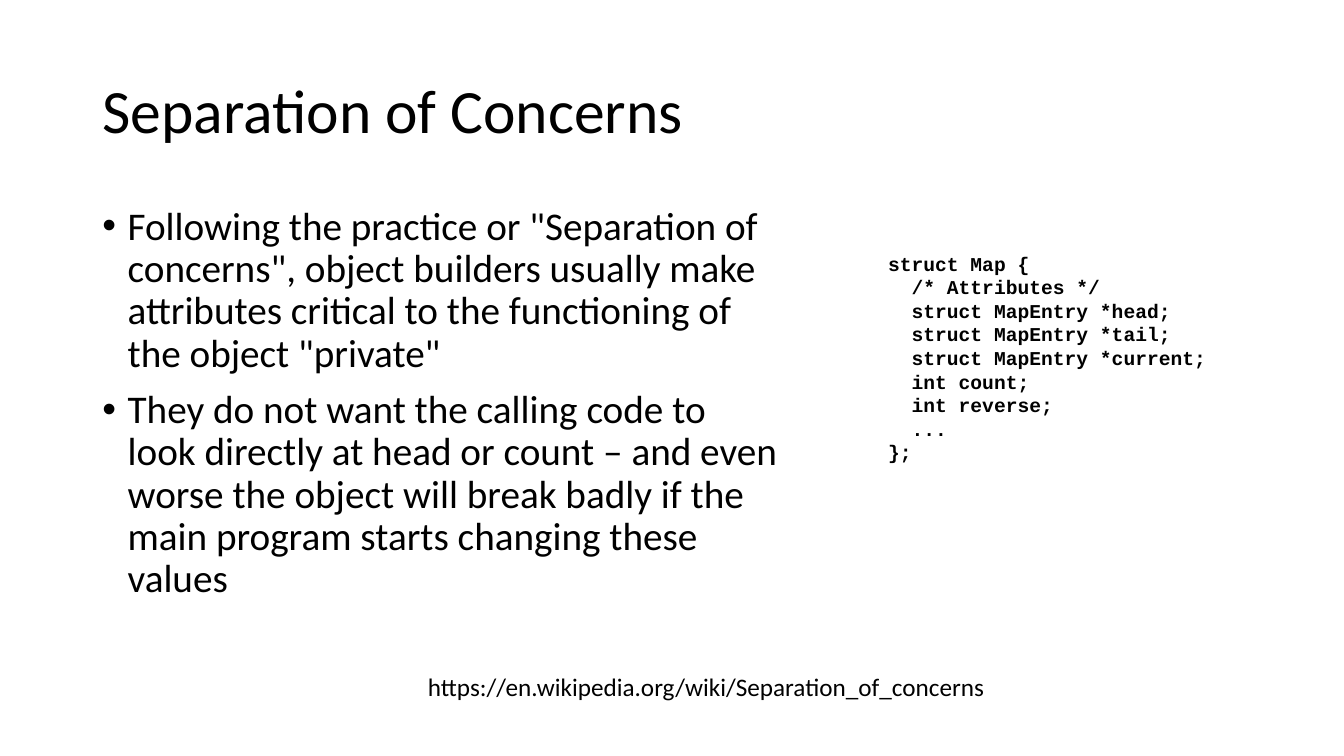
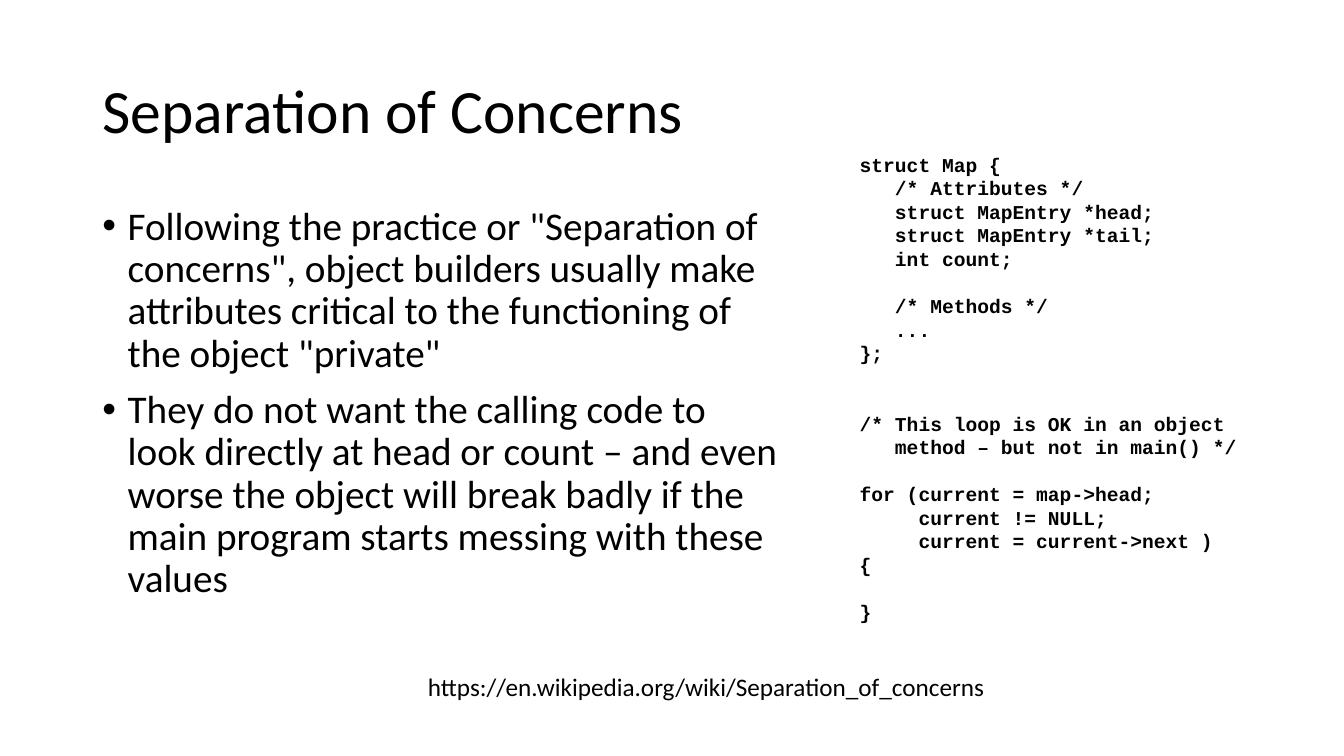
Before and after one commit to csev/cc4e, a slide deck: slide 20 of lectures/CC-04-Data-Structure.pptx. Drawn at 1344x756 pixels with LibreOffice and Linux fonts; fonts in the diff are those of the drawing. Boxes give left, top, right and bottom in pixels: in the first picture for what was removed or moved away, otherwise in the second. Text is boxed around its words. In the diff, an @@ line names an element or a change of style, - is before the commit and + after.

```diff
--- a/lectures/CC-04-Data-Structure.pptx
+++ b/lectures/CC-04-Data-Structure.pptx
@@ text "struct Map {": place and size @@
-text "struct Map {" at [888, 258, 1206, 416]
+text "struct Map {" at [860, 159, 1225, 549]
@@ text at [930, 299, 1012, 314]: text changed @@
-int reverse;
+/* Methods */
@@ text at [912, 351, 1206, 369]: paragraph removed @@
-struct MapEntry *current;
@@ text at [128, 395, 777, 593]: text changed @@
-• They do not want the calling code to look directly at head or count – and even worse the object will break badly if the main program starts changing these values
+• They do not want the calling code to look directly at head or count – and even worse the object will break badly if the main program starts messing with these values
@@ text at [860, 417, 1225, 549]: paragraphs added @@
+/* This loop is OK in an object
+method – but not in main() */
+for (current = map->head;
+current != NULL;
+current = current->next )
+{
+}
```
Also in this commit, not shown: 9 other slides changed, 1 slide added, 1 slide removed, 1 other file.
